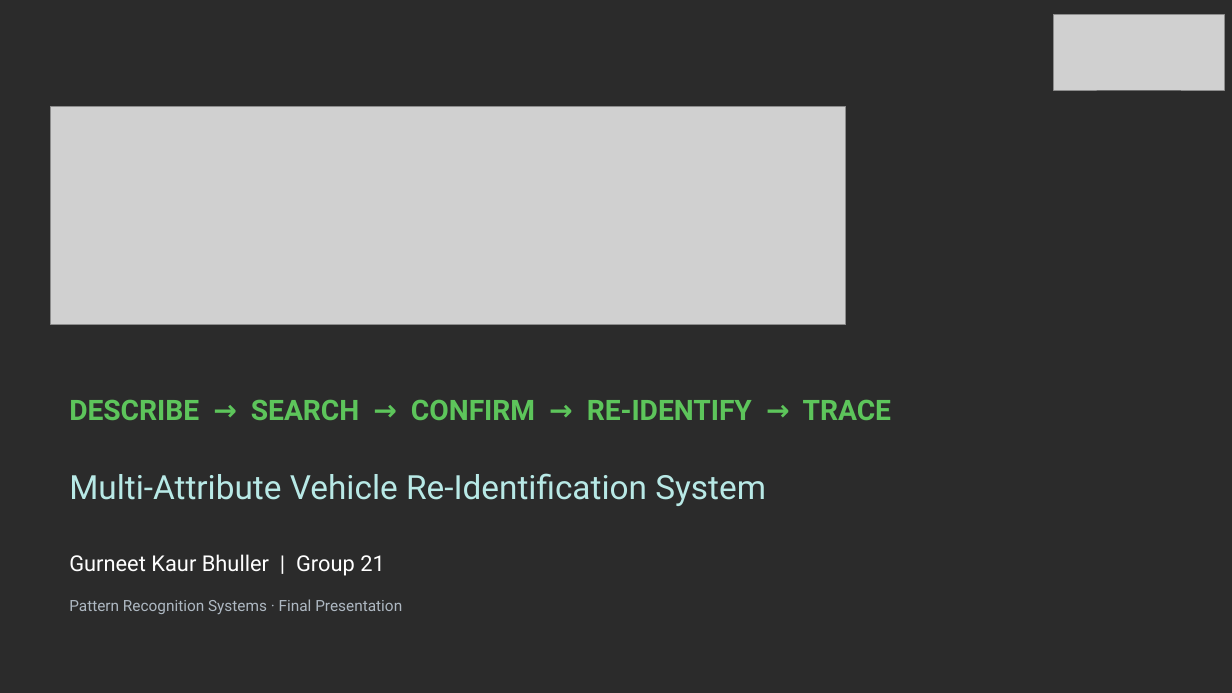
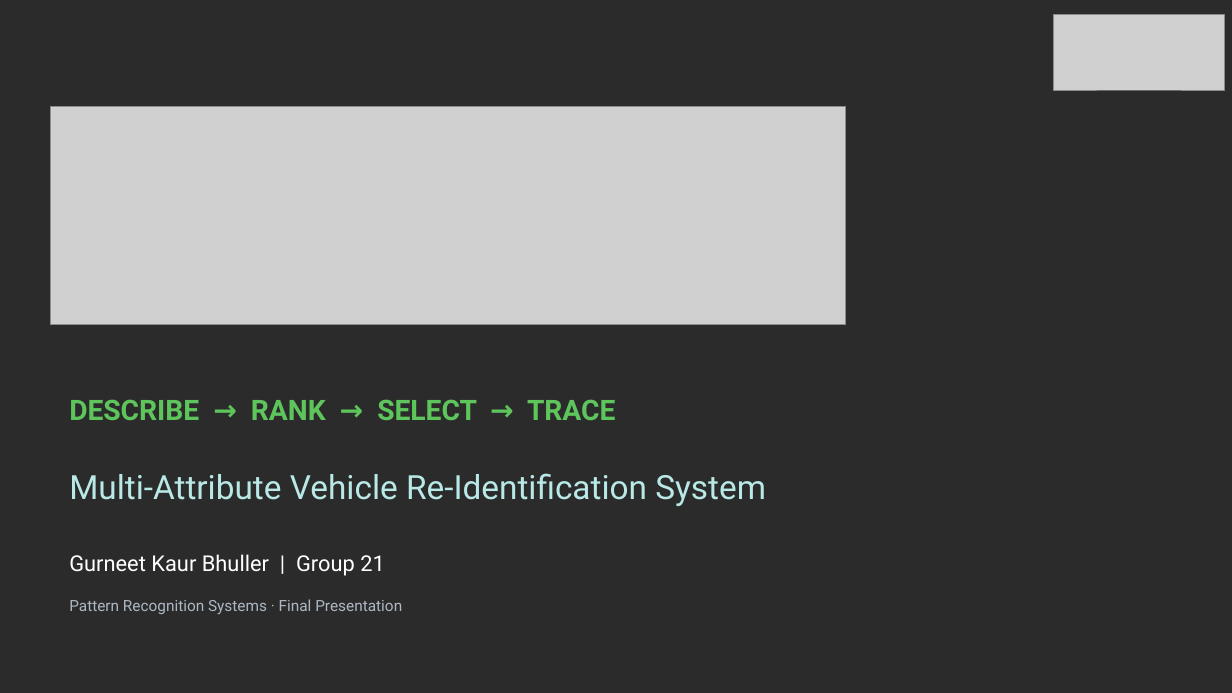
Before and after one commit to GurneetKB/V-Trace, a slide deck: slide 1 of deliverables/V-Trace_Final_Presentation.pptx. Drawn at 1232x693 pixels with LibreOffice and Linux fonts; fonts in the diff are those of the drawing; grey boxes stand for pictures; background and template pictures are left out; a plain dark background stands for a picture behind light text. Boxes give left, top, right and bottom in pixels: in the first picture for what was removed or moved away, otherwise in the second. Text is boxed around its words. In the diff, an @@ line names an element or a change of style, - is before the commit and + after.

```diff
--- a/deliverables/V-Trace_Final_Presentation.pptx
+++ b/deliverables/V-Trace_Final_Presentation.pptx
@@ text at (69,399,615,420): text changed @@
-DESCRIBE → SEARCH → CONFIRM → RE-IDENTIFY → TRACE
+DESCRIBE → RANK → SELECT → TRACE
```
Also in this commit, not shown: 7 other slides changed, 6 slides added, 9 slides removed, 10 other files.
